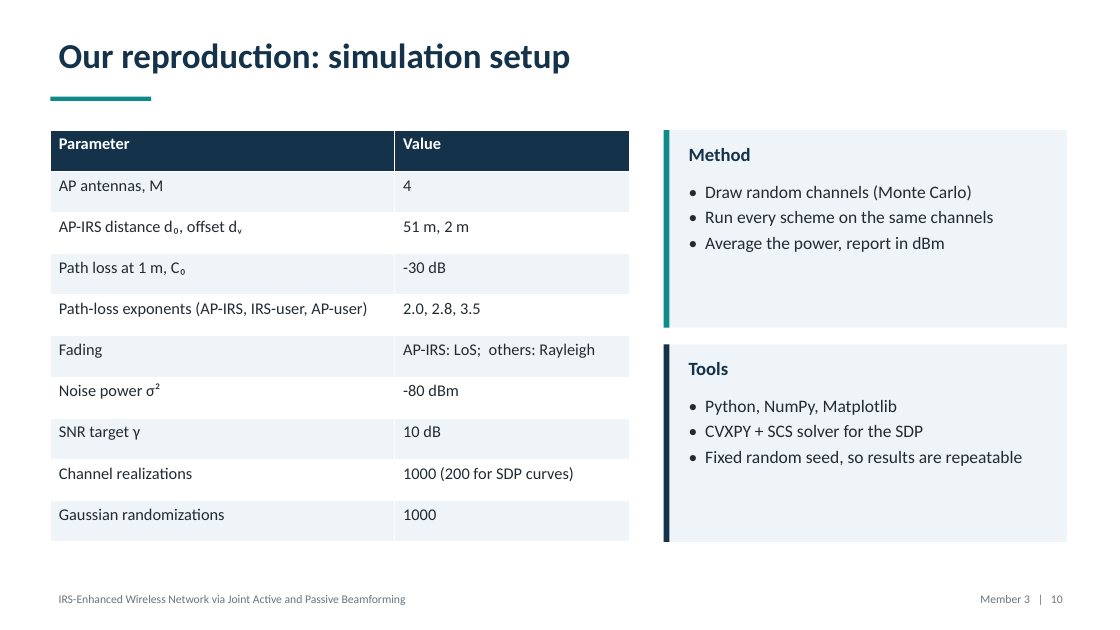
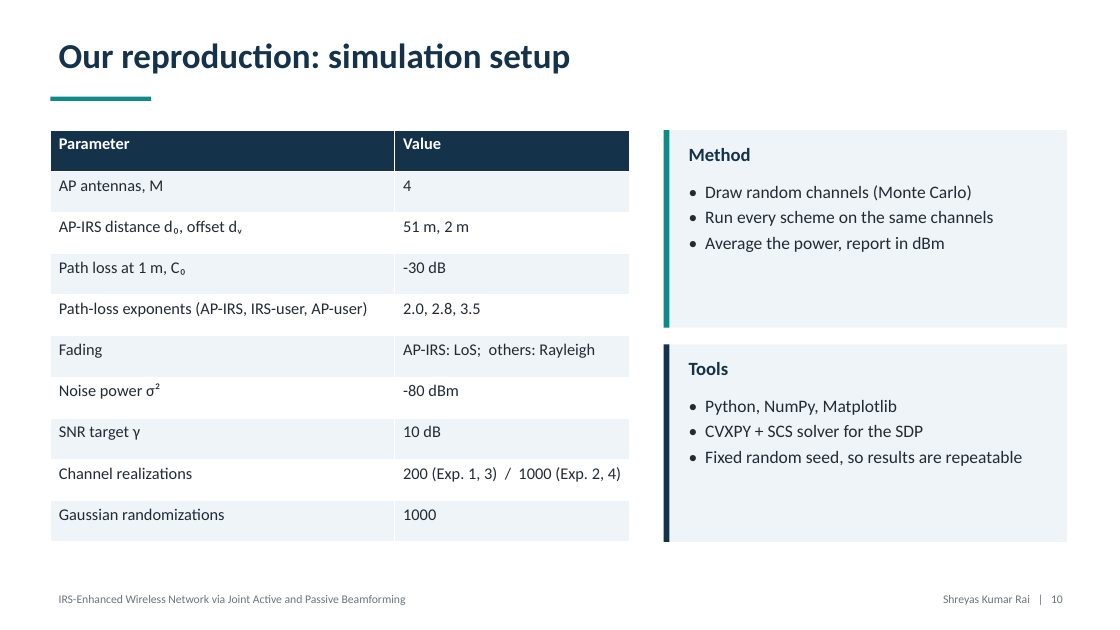
Before and after one commit to SKARAlpha0407/wcom-irs-beamforming, a slide deck: slide 10 of presentation/WCom_Project_Presentation.pptx. Drawn at 1120x630 pixels with LibreOffice and Linux fonts; fonts in the diff are those of the drawing. Boxes give left, top, right and bottom in pixels: in the first picture for what was removed or moved away, otherwise in the second. Text is boxed around its words. In the diff, an @@ line names an element or a change of style, - is before the commit and + after.

```diff
--- a/presentation/WCom_Project_Presentation.pptx
+++ b/presentation/WCom_Project_Presentation.pptx
@@ table at (50,130,630,542) @@
-row 9, column 2: 1000 (200 for SDP curves)
+row 9, column 2: 200 (Exp. 1, 3) / 1000 (Exp. 2, 4)
@@ text at (943,595,1063,605): text changed @@
-Member 3 | 10
+Shreyas Kumar Rai | 10
```
Also in this commit, not shown: 15 other slides changed, 18 other files.
